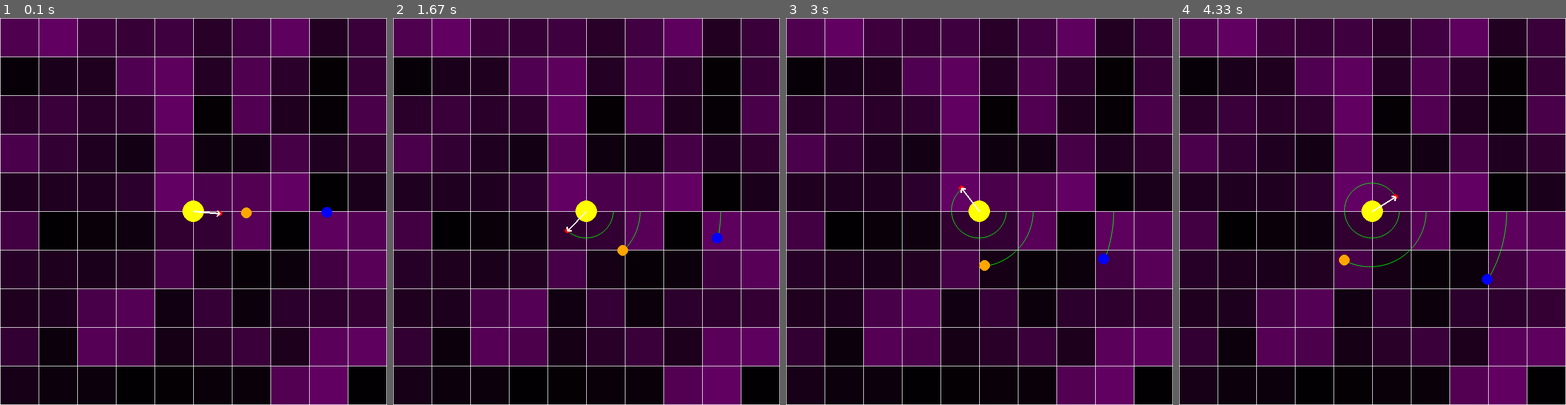
Above: before the commit, frames 1-4 (left to right).
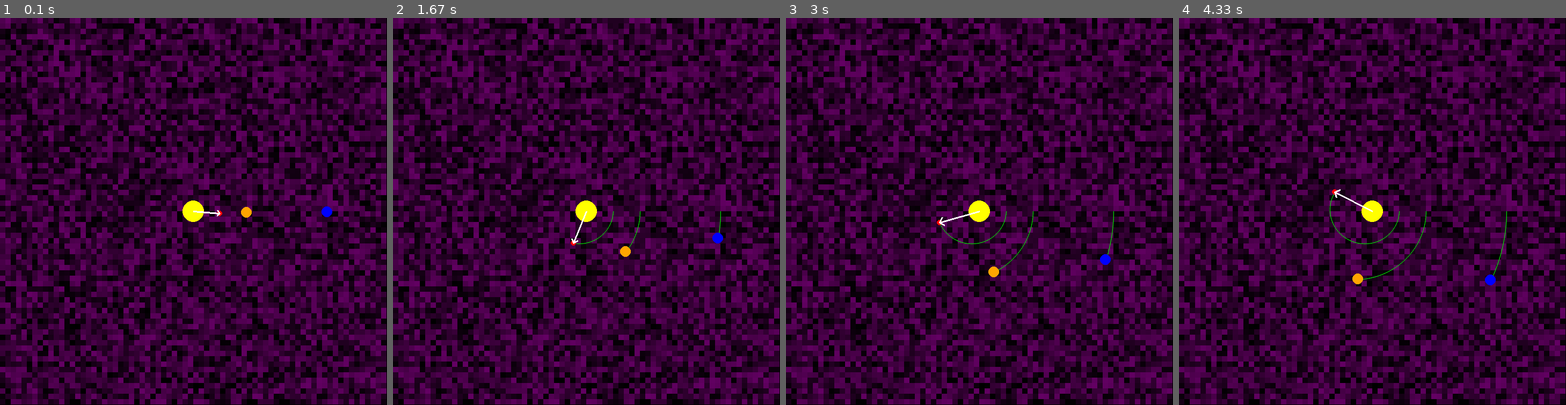
Above: after the commit, the same moments.

Repository: cdfricke/PyGame
Game: pygame game, started from orbit.py
The game is run twice, just before and just after one commit, with the same random seed, the same clock (stepped at 60 frames per second) and the same inputs.
Inputs:
- Up to frame 1 (0.1 s): no input
- Up to frame 2 (1.67 s): no input
- Up to frame 3 (3 s): no input
- Up to frame 4 (4.33 s): no input

The runs differ from the first frame. In frame 1, 59% of the frame differs, in the area x 0-100%, y 0-100%; in frame 2, 59%; in frame 3, 59%; in frame 4, 59%.

Commit message:
minor changes to class files + creating orbit_analysis.py

Diff:
--- a/arrow.py
+++ b/arrow.py
@@ -1,4 +1,4 @@
-# File. arrow.py
+# File: arrow.py
 # Programmer: Connor Fricke (cd.fricke23@gmail.com)
 # Last Revision:
 #   17-MAR-2024 --> Created, v1
@@ -10,34 +10,40 @@
 
 # ARROW : class object for drawing arrows between positions on the screen.
 class Arrow:
-    # Arrow.__init__(tail, tip):
-    # parameters:
-    #   tail: location of the tail of the arrow, given by a pygame.Vector2 object.
-    #   tip: location of the tip of the arrow, given by a pygame.Vector2 object.
-    # *************
-    # This constructor defines the only necessary parameters to describe an arrow, which is two locations in 2D space.
-    # Arrow objects should be created with this constructor, and they point from the first parameter (2D Vector location) to the
-    # second parameter (2D Vector location).
-    # Further details for drawing the arrow are given as parameters to the draw() function.
+
     def __init__(self, tail, tip):
+        """
+        Arrow.__init__(tail, tip):
+        parameters:
+          tail: location of the tail of the arrow, given by a pygame.Vector2 object.
+          tip: location of the tip of the arrow, given by a pygame.Vector2 object.
+        *************
+        This constructor defines the only necessary parameters to describe an arrow, which is two locations in 2D space.
+        Arrow objects should be created with this constructor, and they point from the first parameter (2D Vector location) to the
+        second parameter (2D Vector location).
+        Further details for drawing the arrow are given as parameters to the draw() function.
+        """
         self.tip = tip
         self.tail = tail
         self.length = (tip - tail).magnitude()
         self.direction = (tip - tail) / self.length
         self.perpendicular = pygame.Vector2(self.direction.y, -self.direction.x)
 
-    # Arrow.draw(surface, color, thickness):
-    # parameters:
-    #   surface: the surface of the PyGame for the arrow to be drawn on, usually the screen.
-    #   color: the color of the arrow. Should be a pygame.color object.
-    #   thickness: the width, in pixels of the body of the arrow.
-    # *************
-    # This function is used to draw an arrow to a specified surface with particular color and thickness parameters.
-    # The proportions of the head of the arrow are defined based on a scaling relation with the length of the arrow. For example,
-    # the currently defined method of drawing the arrow places the tip of the left and right lines of the "arrowhead" at a location that is 98%
-    # along the length of the arrow from tail to tip and a distance from the body of the arrow defined as 2% of the length of the arrow from
-    # tail to tip. As long as the percentanges add up to 1 (e.g. 98% + 2%), the arrowhead will make 45 degree angles with the body of the arrow.
+
     def draw(self, surface, color, thickness):
+        """
+        Arrow.draw(surface, color, thickness):
+        parameters:
+          surface: the surface of the PyGame for the arrow to be drawn on, usually the screen.
+          color: the color of the arrow. Should be a pygame.color object.
+          thickness: the width, in pixels of the body of the arrow.
+        *************
+        This function is used to draw an arrow to a specified surface with particular color and thickness parameters.
+        The proportions of the head of the arrow are defined based on a scaling relation with the length of the arrow. For example,
+        the currently defined method of drawing the arrow places the tip of the left and right lines of the "arrowhead" at a location that is 98%
+        along the length of the arrow from tail to tip and a distance from the body of the arrow defined as 2% of the length of the arrow from
+        tail to tip. As long as the percentanges add up to 1 (e.g. 98% + 2%), the arrowhead will make 45 degree angles with the body of the arrow.
+        """
         # central body
         pygame.draw.line(surface=surface, color=color, start_pos=self.tail, end_pos=self.tip, width=thickness)
         # angled tip
@@ -46,18 +52,19 @@
         points = [leftAngled, self.tip, rightAngled]
         pygame.draw.lines(surface=surface, color=color, closed=False, points=points, width=thickness)
 
-    # Arrow.update(tail, tip):
-    # parameters:
-    #   tail: the new location of the tail of the arrow
-    #   tip: the new location of the tip of the arrow
-    # *************
-    # This function is a simple function designed for post-initialization manipulation of arrow objects.
-    # It mirrors the __init__ constructor.
+
     def update(self, tail, tip):
+        """
+        Arrow.update(tail, tip):
+        parameters:
+          tail: the new location of the tail of the arrow
+          tip: the new location of the tip of the arrow
+        *************
+        This function is a simple function designed for post-initialization manipulation of arrow objects.
+        It mirrors the __init__ constructor.
+        """
         self.tip = tip
         self.tail = tail
         self.length = (tip - tail).magnitude()
         self.direction = (tip - tail) / self.length
         self.perpendicular = pygame.Vector2(self.direction.y, -self.direction.x)
-
-# *************************************
--- a/colors.py
+++ b/colors.py
@@ -32,4 +32,3 @@
     g = 0
     b = int(float(x) * 255)
     return pygame.Color(r, g, b)
-# ***********************************
--- a/grid.py
+++ b/grid.py
@@ -41,6 +41,7 @@
         self.yticks = list(range(0, height + 1, int(height / rows)))
         # initially, the matrix is populated with random values
         self.Matrix = [[random.random() for x in range(columns)] for y in range(rows)]
+
 
     def drawLines(self, surface, color, thickness):
         """
@@ -92,5 +93,3 @@
         for y in range(self.numRows):
             for x in range(self.numCols):
                 self.Matrix[y][x] = float(y / self.numRows)
-
-# *************************
--- a/orbit.py
+++ b/orbit.py
@@ -3,14 +3,21 @@
 # Last Revision:
 #   28-FEB-2024 ---> defined commonly used vectors, object class, initialized project
 #   29-FEB-2024 ---> defined gravity as inverse square law, assessed TODO list
+#
+# The primary purpose of this script is to learn how to create classes in python and get familiar
+# with the PyGame module for simple visualizations and simulations. This script in particular demonstrates
+# the capabilities of the Grid, Arrow, and Trail classes, as well as the color functions from colors.py
 # TODO:
 #   - add some GUI stuff
+#   - do simulation calculations from array of orbitors
 
 # *** INITIALIZE ***
 import pygame
+# my classes
 from grid import *
 from colors import *
-from arrow import Arrow
+from arrow import *
+from trail import *
 
 WIDTH = 720
 HEIGHT = 720
@@ -22,6 +29,7 @@
 dt = 0
 frame = 0
 GRAV = 40.0
+simulationTime = 0
 # ******************
 
 # *** COMMON VECTORS AND LOCATIONS ***
@@ -38,7 +46,7 @@
 # NOTE THAT THESE CLASS DEFINITIONS RELY ON SOME OF THE DEFINED VARIABLES ABOVE
 
 class Object:
-    """This is the base object of my game. It is drawn in game as a circle"""
+    """This is the base object of the simulation. It is drawn in the window as a circle"""
     def __init__(self, radius, mass):
         # constants
         self.RADIUS = radius
@@ -58,20 +66,6 @@
         self.acceleration = self.force / self.MASS
         self.velocity += self.acceleration
         self.position += self.velocity * deltaTime
-
-class Trail:
-    def __init__(self, maxlength):
-        self.pointArray = []
-        self.maxlength = maxlength
-
-    def draw(self, surface, color, width):
-        pygame.draw.aalines(surface=surface, color=color, closed=False, points=self.pointArray, blend=1)
-
-    def addPoint(self, point):
-        self.pointArray.append(point)
-        # limit trail length to N points (N should be determined based on the orbit length)
-        if (len(self.pointArray) > self.maxlength):
-            self.pointArray.pop(0)
 
 # *************************
 
@@ -93,7 +87,7 @@
 
 # *** ARROWS, GRIDS, AND TRAILS ***
 radialArrow = Arrow(sun.position, orbitor3.position)
-gameGrid = Grid(10,10, WIDTH, HEIGHT)
+gameGrid = Grid(72,72, WIDTH, HEIGHT)
 orbitorTrail1 = Trail(600)
 orbitorTrail1.addPoint(orbitor1.position.copy())
 orbitorTrail2 = Trail(300)
@@ -127,12 +121,11 @@
 
     # GRID
     gameGrid.drawRectangles(screen, colorFunction1)
-    gameGrid.drawLines(screen, "white", 1)
 
     # TRAILS
-    orbitorTrail1.draw(screen, "green", 1)
-    orbitorTrail2.draw(screen, "green", 1)
-    orbitorTrail3.draw(screen, "green", 1)
+    orbitorTrail1.aadraw(screen, "green", 1)
+    orbitorTrail2.aadraw(screen, "green", 1)
+    orbitorTrail3.aadraw(screen, "green", 1)
 
     # ORBITORS
     orbitor1.draw(screen, "blue")
@@ -166,9 +159,11 @@
     # flip() display to send work to the screen
     pygame.display.flip()
 
-    # limit to 60 fps
-    dt = clock.tick(60) / 1000
-    print(int(1/dt))
+    # limit to 50 fps (dt ~ 0.02)
+    dt = clock.tick(50) / 1000
+    # track
+    simulationTime += dt
     frame += 1
+    print(simulationTime)
 
 pygame.quit()
--- /dev/null
+++ b/orbit_analysis.py
@@ -0,0 +1,151 @@
+# File: orbit_analysis.py
+# Programmer: Connor Fricke (cd.fricke23@gmail.com)
+# Last Revision:
+#   27-MARCH-2024 --> created
+#
+# Python script for simulation of a Keplerian orbit.
+# TODO:
+#   - add GUI stuff to show some real-time data
+#   - add plotting of data
+#   - use real values (real gravitational constant, more realistic masses and separations)
+
+# *** INITIALIZE ***
+import pygame
+# my classes
+from trail import *
+from arrow import *
+
+# libraries for analysis
+import matplotlib.pyplot as plt
+import numpy as np
+
+times = []
+velocities = []
+
+WIDTH = 720
+HEIGHT = 720
+pygame.init()
+screen = pygame.display.set_mode((WIDTH+1, HEIGHT+1))
+clock = pygame.time.Clock()
+running = True
+dt = 0
+frame = 0
+simulationTime = 0
+# ******************
+
+# *** CONSTANTS ***
+GRAV = 6.674E-11 # N m^2 kg^-2
+SUN_MASS = 6.5e15 # kg
+RATE = 3
+
+# *** COMMON VECTORS AND LOCATIONS ***
+
+center = pygame.Vector2(WIDTH / 2, HEIGHT / 2)
+zero = pygame.Vector2(0, 0)
+origin = zero
+xhat = pygame.Vector2(1, 0)
+yhat = pygame.Vector2(0, 1)
+
+# ************************************
+
+# *** CLASS DEFINITIONS ***
+# NOTE THAT THESE CLASS DEFINITIONS RELY ON SOME OF THE DEFINED VARIABLES ABOVE
+
+class Object:
+    """This is the base object of the simulation. It is drawn in the window as a circle"""
+    def __init__(self, radius, mass):
+        # constants
+        self.RADIUS = radius
+        self.MASS = mass
+        # variables
+        self.position = center          # set position at middle of screen
+        self.velocity = origin            # set velocity to zero
+        self.acceleration = zero        # set acceleration to zero
+
+    # call draw() to automatically draw the circle with it's current attributes
+    def draw(self, surface, color):
+        pygame.draw.circle(surface=surface, color=color, center=self.position, radius=self.RADIUS)
+
+    def update(self, deltaTime):
+        # update acceleration, velocity, and position
+        # v_f = v_0 + at
+        self.velocity += self.acceleration * deltaTime
+        # x_f = x_0 + vt
+        self.position += self.velocity * deltaTime
+
+# *************************
+
+# ***** INITIAL CONDITIONS *****
+
+# sun object, default position and velocity
+sun = Object(mass=SUN_MASS, radius=20.0)
+# orbitor1 object, non-default position and velocity
+orbitor1 = Object(mass=5.0, radius=10.0)
+orbitor1.position = center + 250*xhat
+orbitor1.velocity = 31*yhat
+
+# *** ARROWS, GRIDS, AND TRAILS ***
+orbitorTrail1 = Trail(1200)
+orbitorTrail1.addPoint(orbitor1.position.copy())
+
+accelArrow = Arrow(orbitor1.position, orbitor1.position - xhat)
+
+# ***** GAME LOOP *****
+while running:
+    # pygame.QUIT means the user closed the window
+    for event in pygame.event.get():
+        if event.type == pygame.QUIT:
+            running = False
+
+    # wipe away anything from the previous frame
+    screen.fill("black")
+
+    # add current position of the orbitor1 to the Trail object array every frame
+    currentPosition1 = orbitor1.position.copy()
+    orbitorTrail1.addPoint(currentPosition1)
+
+    # CALCULATE FORCES
+    # force points from circle position to the center
+    radius = (orbitor1.position - sun.position)
+    rhat = radius / radius.magnitude()
+    # a = GM/r^2 (in the negative radial direction)
+    orbitor1.acceleration = -((GRAV * sun.MASS) / (radius.magnitude() * radius.magnitude())) * rhat
+
+    # once we have the acceleration, we can decide how to draw the acceleration arrow
+    accelArrow.update(orbitor1.position, orbitor1.position + orbitor1.acceleration*1.5)
+
+    # update acceleration, velocity, and position of each orbitor (NOT the sun... assuming Keplerian Limit M >> m)
+    orbitor1.update(RATE*dt)
+
+    # ***** RENDER THE GAME HERE *****
+    # TRAIL
+    orbitorTrail1.aadraw(screen, "white", 1)
+    # ORBITOR / SUN
+    orbitor1.draw(screen, "blue")
+    sun.draw(screen, "yellow")
+    # ARROW
+    accelArrow.draw(screen, "white", 3)
+
+    # flip() display to send work to the screen
+    pygame.display.flip()
+
+    # limit to 50 fps (dt ~ 0.02)
+    dt = clock.tick(50) / 1000
+    # track a couple things for use
+    simulationTime += dt
+    frame += 1
+    print(simulationTime)
+    # add data to our times and velocities arrays to plot after the sim runs
+    times.append(simulationTime)
+    velocities.append(-orbitor1.velocity.y)
+
+pygame.quit()
+
+fig, ax = plt.subplots()
+ax.set_ylabel("$V_y$ (px $\\rm s^{-1}$)")
+ax.set_xlabel("Time (s)")
+ax.set_title("$V_y$ vs. time")
+
+ax.plot(times, velocities)
+
+plt.show()
--- /dev/null
+++ b/trail.py
@@ -0,0 +1,53 @@
+# File: trail.py
+# Programmer: Connor Fricke (cd.fricke23@gmail.com)
+# Last Revision:
+#   27-MARCH-2024 --> created, used for drawing paths of orbitor objects in orbit simulation
+
+import pygame
+
+class Trail:
+
+    # Trail.__init__(maxlength):
+    # parameters:
+    #   maxlength: the maximum number of points to be used to draw the trail at one given time
+    # *************
+    # This constructor defines the maxlength data member of the trail class, which defines the max size of the points array
+    # for optimization and indefinite simulation times. Without a max length, the array which stores the points that are used
+    # to draw the trail would grow arbitrarily large, which is unnecessary. The length needed is to be determined by the user.
+    def __init__(self, maxlength):
+        self.pointArray = []
+        self.maxlength = maxlength
+
+    # Trail.aadraw(surface, color, blend):
+    # parameters:
+    #   surface: the pygame surface for the lines to be drawn on, usually the screen.
+    #   color: the color of the trail. Should be a pygame.Color type.
+    #   blend: the blend of the line to be drawn, which is needed for the anti-aliasing.
+    # *************
+    # This function draws an anti-aliased line between each of the points in the pointArray stored by the class.
+    def aadraw(self, surface, color, blend):
+        pygame.draw.aalines(surface=surface, color=color, closed=False, points=self.pointArray, blend=blend)
+
+    # Trail.draw(surface, color, width):
+    # parameters:
+    #   surface: the pygame surface for the lines to be drawn on, usually the screen.
+    #   color: the color of the trail. Should be a pygame.Color type.
+    #   width: the width of the line to be drawn, measured in pixels.
+    # *************
+    # This function draws a line between each of the points in the pointArray stored by the class.
+    def draw(self, surface, color, width):
+        pygame.draw.lines(surface=surface, color=color, closed=False, points=self.pointArray, width=width)
+
+    # Trail.addPoint(point):
+    # parameters:
+    #   point: a pygame.Vector2 type object representing a location in 2D space which is to be added to the internal
+    #          array of the class.
+    # *************
+    # This function appends a 2D vector to the end of the pointArray list of the Trail class. If the array length exceeds
+    # the max length defined during the initialization stage of creating a trail, then the value at the beginning of the
+    # list is removed, ensuring the array never exceeds the maximum length.
+    def addPoint(self, point):
+        self.pointArray.append(point)
+        # limit trail length to N points (N should be determined based on the orbit length)
+        if (len(self.pointArray) > self.maxlength):
+            self.pointArray.pop(0)
